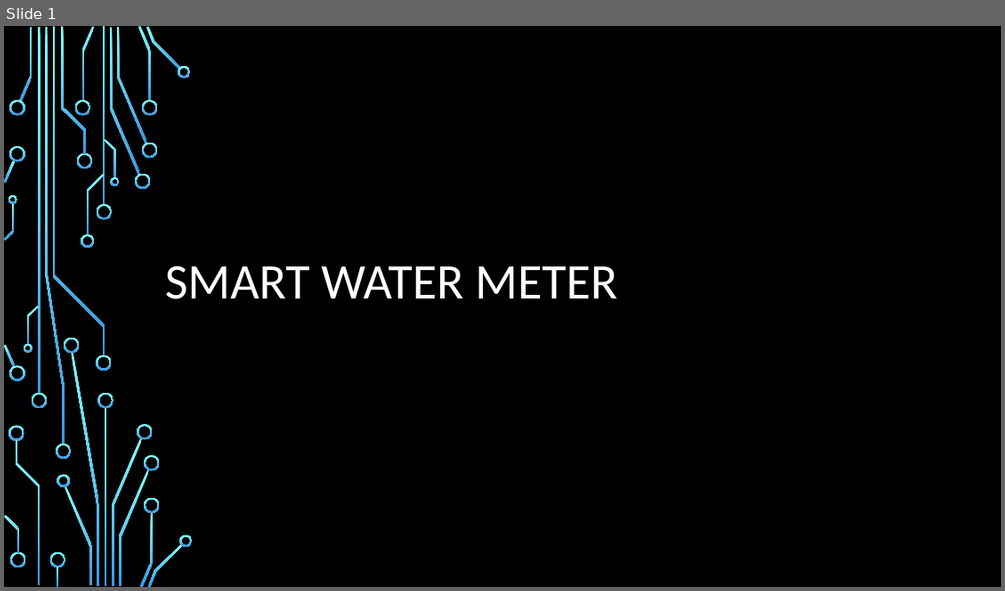
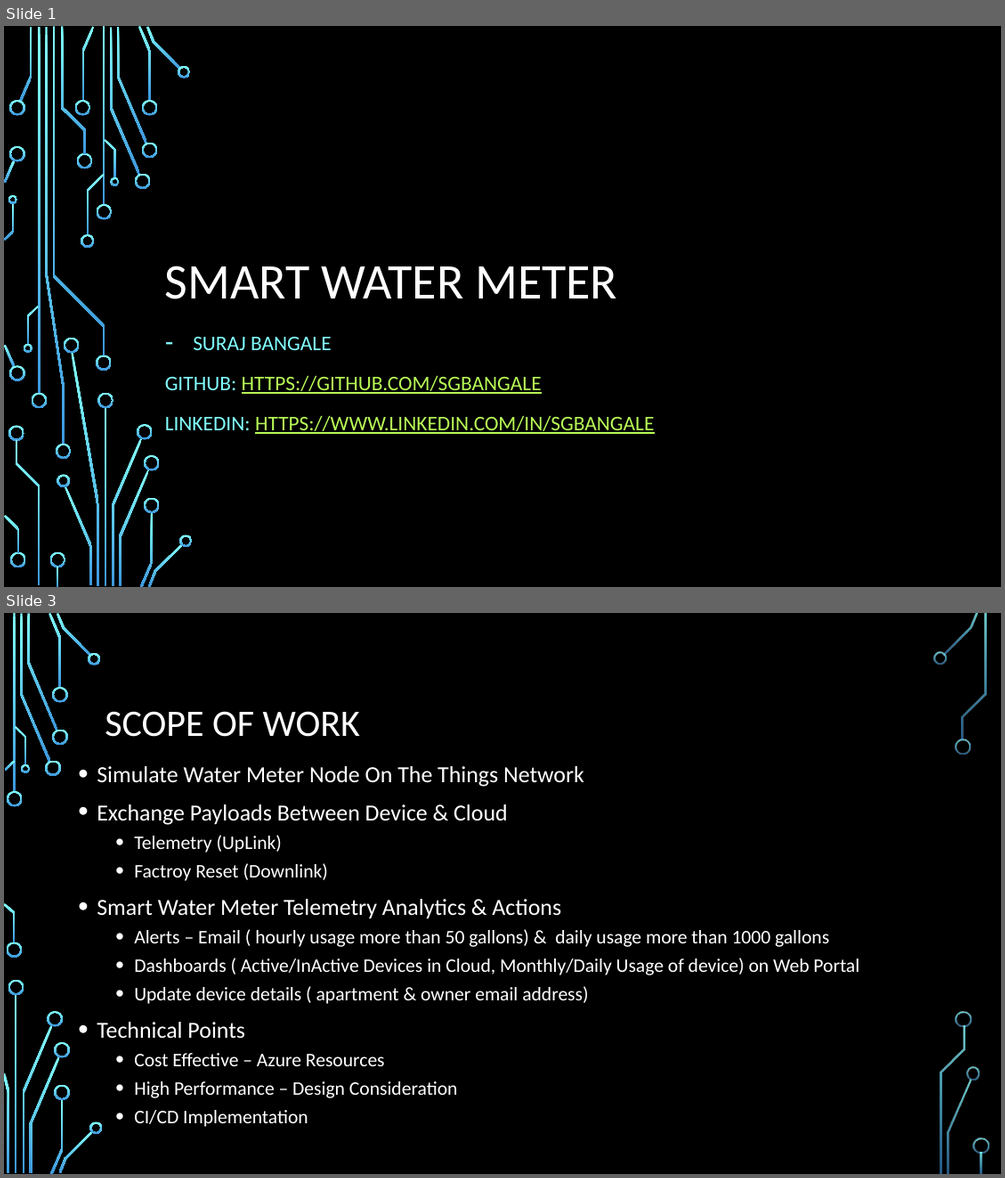
Before and after one commit to sgbangale/iot-swmsb, a slide deck: documents/Smart Water Meter.pptm. Shown one above the other, each under a label of ours: slide 1 before the commit, slides 1 and 3 after it; the slides between them are not shown. The pictures are 1005x591 and 1005x1178 pixels, drawn with LibreOffice and Linux fonts; fonts in the diff are those of the drawing; background and template pictures are left out. Boxes give left, top, right and bottom in pixels: in the first picture for what was removed or moved away, otherwise in the second. Text is boxed around its words. In the diff, an @@ line names an element or a change of style, - is before the commit and + after.

```diff
--- a/documents/Smart Water Meter.pptm
+++ b/documents/Smart Water Meter.pptm
@@ slide 3 added at [4,613,1001,1174], background picture (left out) @@
@@ title added at [105,711,360,737], 36 pt, text #FFFFFF @@
+SCOPE OF WORK
@@ text added at [97,766,859,1127], 18.5 pt, text #FFFFFF @@
+• Simulate Water Meter Node On The Things Network
+• Exchange Payloads Between Device & Cloud
+  • Telemetry (UpLink)
+  • Factroy Reset (Downlink)
+• Smart Water Meter Telemetry Analytics & Actions
+  • Alerts – Email ( hourly usage more than 50 gallons) & daily usage more than 1000 gallons
+  • Dashboards ( Active/InActive Devices in Cloud, Monthly/Daily Usage of device) on Web Portal
+  • Update device details ( apartment & owner email address)
+• Technical Points
+  • Cost Effective – Azure Resources
+  • High Performance – Design Consideration
+  • CI/CD Implementation
@@ group added at [4,613,989,1174]: 33 freeform shapes, 3 rectangles @@
@@ slide 1 changed as well @@
@@ subtitle added at [165,337,654,434], 20 pt, text #B8FA56, underline @@
+– SURAJ BANGALE
+GITHUB: HTTPS://GITHUB.COM/SGBANGALE
+LINKEDIN: HTTPS://WWW.LINKEDIN.COM/IN/SGBANGALE
```
Also in this commit, not shown: 1 other slide changed, 5 other slides added, 2 slides removed.
